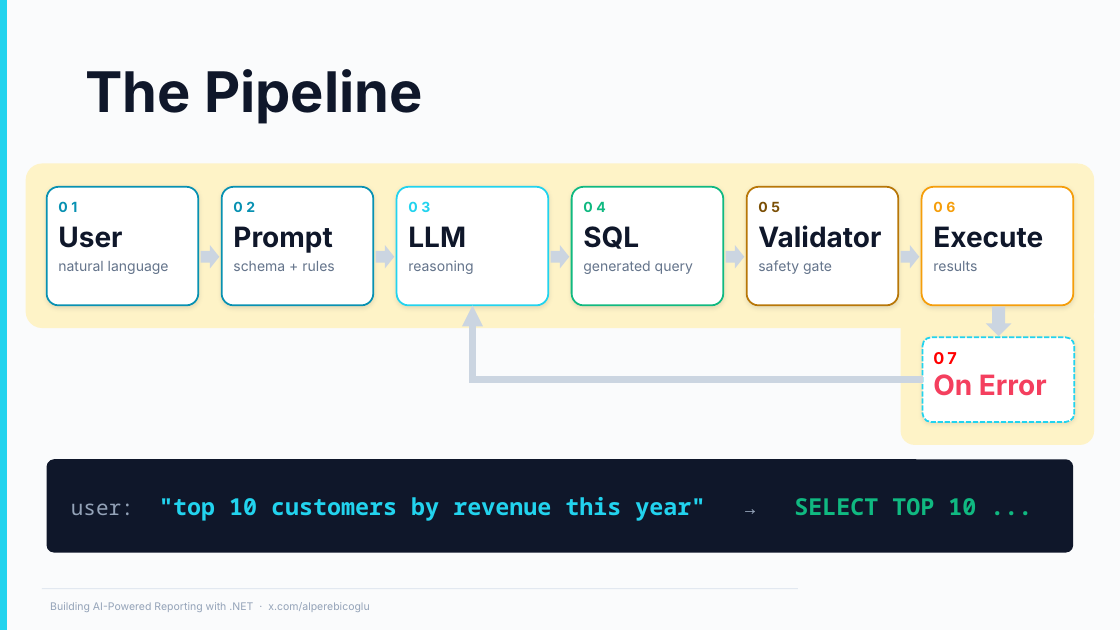
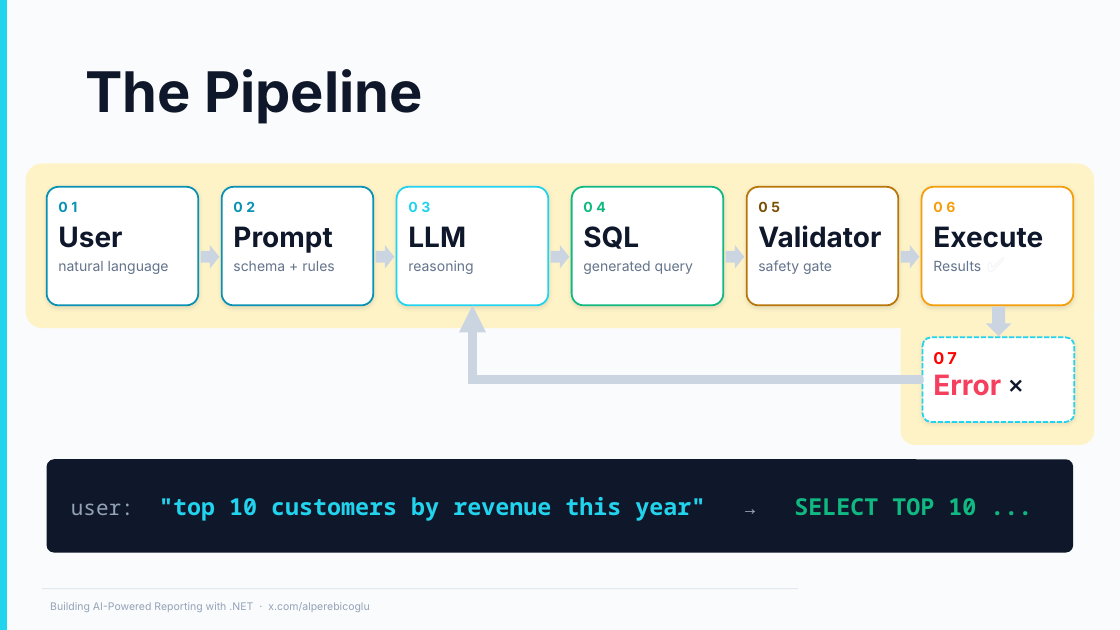
Before and after one commit to ebicoglu/chat-with-your-data-conference, a slide deck: slide 7 of Presentation.pptx. Drawn at 1120x630 pixels with LibreOffice and Linux fonts; fonts in the diff are those of the drawing; background and template pictures are left out. Boxes give left, top, right and bottom in pixels: in the first picture for what was removed or moved away, otherwise in the second. Text is boxed around its words. In the diff, an @@ line names an element or a change of style, - is before the commit and + after.

```diff
--- a/Presentation.pptx
+++ b/Presentation.pptx
@@ text in rounded rectangle at (x1=933, y1=261, x2=981, y2=271): text changed @@
-results
+Results
@@ text added at (x1=979, y1=248, x2=1033, y2=281), 18 pt, text #F3F4F6 @@
+✅
@@ elbow arrow (923, 380) - (473, 306): stroke #CBD5E1 6 pt to #CBD5E1 7.75 pt @@
@@ text in rounded rectangle at (x1=933, y1=352, x2=1001, y2=396): text changed @@
-07
-On Error
+07
+Error
@@ text added at (x1=1001, y1=368, x2=1054, y2=402), 18 pt, text #0F172A @@
+❌
```
Also in this commit, not shown: 12 other slides changed.
